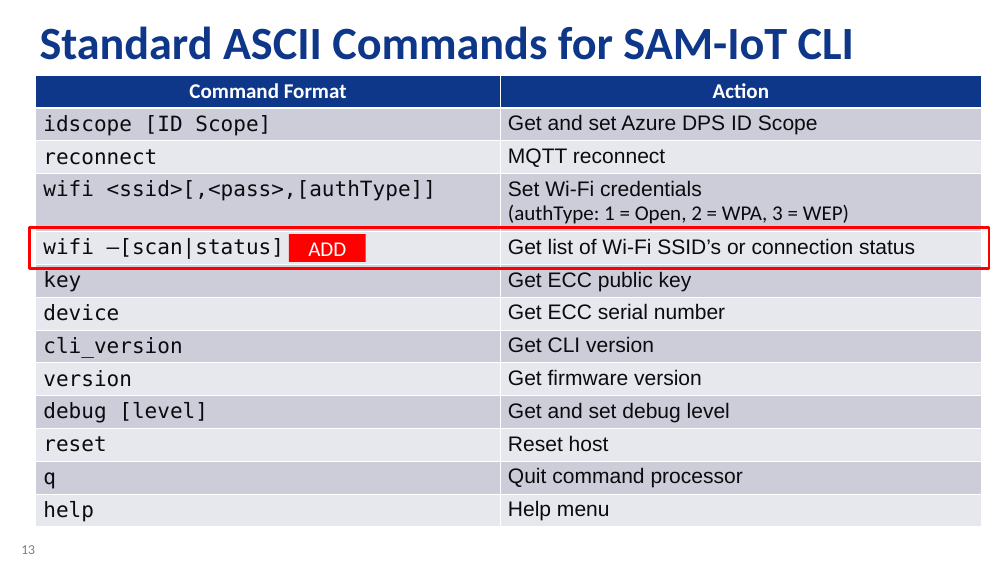
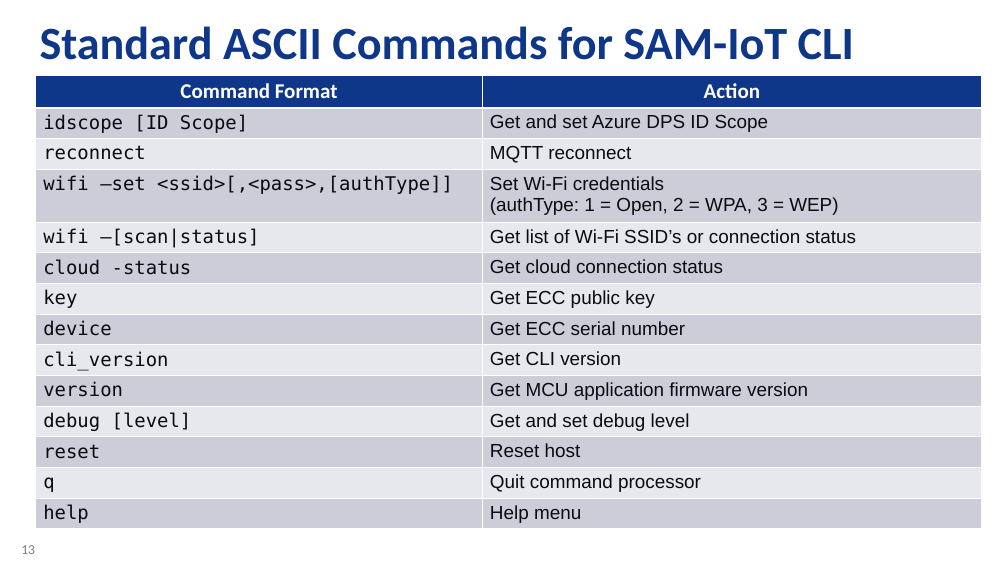
Before and after one commit to danewalton/Microchip-SAM-IoT-Wx, a slide deck: slide 13 of AO-Smith-MSFT-MCHP-r6.pptx. Drawn at 1008x567 pixels with LibreOffice and Linux fonts; fonts in the diff are those of the drawing; background and template pictures are left out. Boxes give left, top, right and bottom in pixels: in the first picture for what was removed or moved away, otherwise in the second. Text is boxed around its words. In the diff, an @@ line names an element or a change of style, - is before the commit and + after.

```diff
--- a/AO-Smith-MSFT-MCHP-r6.pptx
+++ b/AO-Smith-MSFT-MCHP-r6.pptx
@@ table at <box>36,75,982,529</box> @@
-row 4, column 1: wifi <ssid>[,<pass>,[authType]]
+row 4, column 1: wifi –set <ssid>[,<pass>,[authType]]
+row 6: cloud -status | Get cloud connection status
-row 10, column 2: Get firmware version
+row 10, column 2: Get MCU application firmware version
@@ rectangle removed at <box>29,228,989,268</box> @@
@@ rectangle removed at <box>289,234,366,262</box> @@
-ADD
```
Also in this commit, not shown: 1 slide added, 3 other files.
